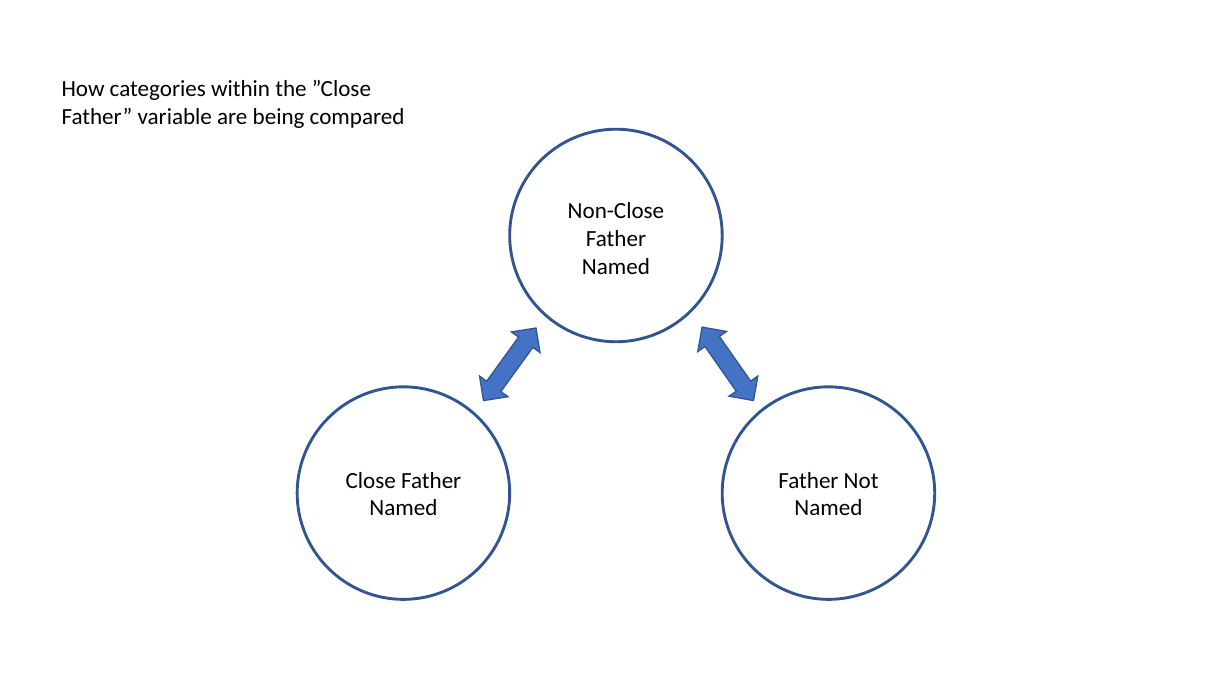
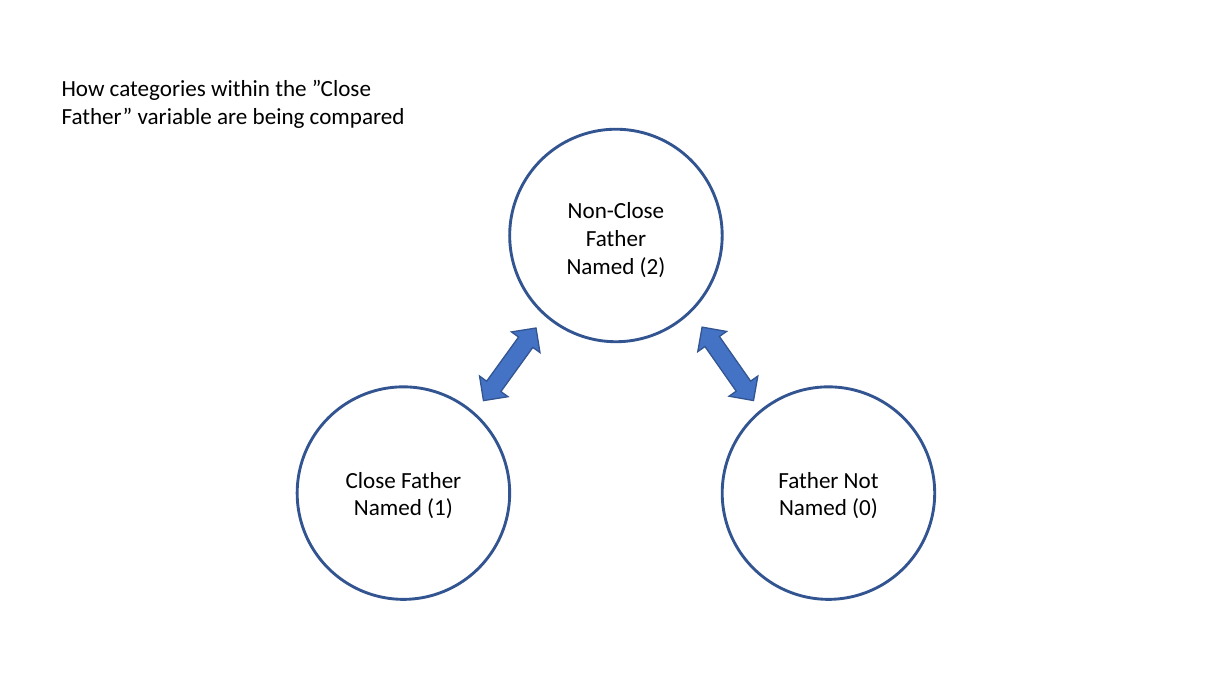
Before and after one commit to chrissoria/UCNets_Fathers_Social_Networks, a slide deck: slide 1 of Presentation/Graphics.pptx. Drawn at 1232x693 pixels with LibreOffice and Linux fonts; fonts in the diff are those of the drawing. Boxes give left, top, right and bottom in pixels: in the first picture for what was removed or moved away, otherwise in the second. Text is boxed around its words. In the diff, an @@ line names an element or a change of style, - is before the commit and + after.

```diff
--- a/Presentation/Graphics.pptx
+++ b/Presentation/Graphics.pptx
@@ text at <box>567,202,666,277</box>: text changed @@
-Non-Close Father Named
+Non-Close Father Named (2)
@@ text at <box>346,472,461,518</box>: text changed @@
-Close Father Named
+Close Father Named (1)
@@ text at <box>778,472,879,518</box>: text changed @@
-Father Not Named
+Father Not Named (0)
```
Also in this commit, not shown: 29 other files.
